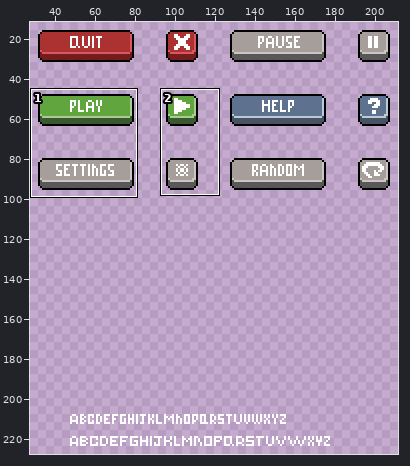
Edited in one commit: pixel-art file (Projecte-GameDesign/Interfaces/Buttons.aseprite). The first picture is a wide view before the edit; the outline marks the close-up.
Close-up. Before the edit:
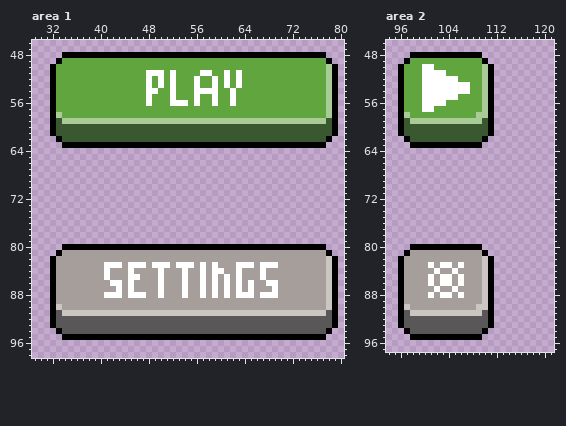
240x240 pixels, 1 frame. Shown: area 1: x 29..80, y 46..98; area 2: x 94..121, y 46..97. The wide view leaves out empty margins. The commit also changed other parts of the picture, which this record leaves out.
After the commit:
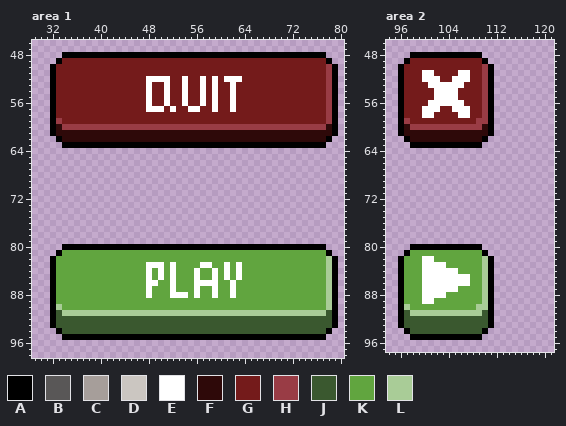
Palette (. is transparent): A #000000  B #595757  C #a69e9a  D #cbc6c1  E #ffffff  F #2e0909  G #741b1b  H #993c45  J #3a582f  K #61a53f  L #a9cc97
The exact change:
Area 1, layers "Settings", "Play":
y 49: x 34..77 KKKKKKKKKKKKKKKKKKKKKKKKKKKKKKKKKKKKKKKKKKKK -> GGGGGGGGGGGGGGGGGGGGGGGGGGGGGGGGGGGGGGGGGGGG
y 50: x 33..78 KKKKKKKKKKKKKKKKKKKKKKKKKKKKKKKKKKKKKKKKKKKKKL -> GGGGGGGGGGGGGGGGGGGGGGGGGGGGGGGGGGGGGGGGGGGGGH
y 51: x 33..78 KKKKKKKKKKKKKKKEEEKEKKKKEEKKEKEKKKKKKKKKKKKKKL -> GGGGGGGGGGGGGGGGGGGGGGGGGGGGGGGGGGGGGGGGGGGGGH
y 52: x 33..47 KKKKKKKKKKKKKKK -> GGGGGGGGGGGGGGG; x 49 K -> E; x 51..58 KEKKKEKK -> EGGEGGEG; x 60 K -> G; x 62 K -> E; x 64..78 KKKKKKKKKKKKKKL -> GGGGGGGGGGGGGGH
y 53: x 33..47 KKKKKKKKKKKKKKK -> GGGGGGGGGGGGGGG; x 49..58 KEKEKKKEKK -> GGEGGEGGEG; x 60..78 KEKEKKKKKKKKKKKKKKL -> GGEGGGGGGGGGGGGGGGH
y 54: x 33..47 KKKKKKKKKKKKKKK -> GGGGGGGGGGGGGGG; x 49..56 EKKEKKKE -> GGEGGEGG; x 58 E -> G; x 60..61 KK -> GG; x 63..78 KKKKKKKKKKKKKKKL -> GGGGGGGGGGGGGGGH
y 55: x 33..47 KKKKKKKKKKKKKKK -> GGGGGGGGGGGGGGG; x 49..58 KKKEKKKEKK -> GGEGGEGGEG; x 60..61 KK -> GG; x 63..78 KKKKKKKKKKKKKKKL -> GGGGGGGGGGGGGGGH
y 56: x 33..47 KKKKKKKKKKKKKKK -> GGGGGGGGGGGGGGG; x 49..53 KKKEE -> GGEGG; x 55..58 KEKK -> GGEG; x 60..61 KK -> GG; x 63..78 KKKKKKKKKKKKKKKL -> GGGGGGGGGGGGGGGH
y 57: x 33..78 KKKKKKKKKKKKKKKKKKKKKKKKKKKKKKKKKKKKKKKKKKKKKL -> GGGGGGGGGGGGGGGEEEGEGGEEGGEGGEGGGGGGGGGGGGGGGH
y 58: x 33..78 LKKKKKKKKKKKKKKKKKKKKKKKKKKKKKKKKKKKKKKKKKKKKL -> GGGGGGGGGGGGGGGGGGGGGGGGGGGGGGGGGGGGGGGGGGGGGH
y 59: x 33..78 JLLLLLLLLLLLLLLLLLLLLLLLLLLLLLLLLLLLLLLLLLLLLJ -> HGGGGGGGGGGGGGGGGGGGGGGGGGGGGGGGGGGGGGGGGGGGGH
y 60: x 33..78 JJJJJJJJJJJJJJJJJJJJJJJJJJJJJJJJJJJJJJJJJJJJJJ -> FHHHHHHHHHHHHHHHHHHHHHHHHHHHHHHHHHHHHHHHHHHHHF
y 61: x 33..78 JJJJJJJJJJJJJJJJJJJJJJJJJJJJJJJJJJJJJJJJJJJJJJ -> FFFFFFFFFFFFFFFFFFFFFFFFFFFFFFFFFFFFFFFFFFFFFF
y 62: x 34..77 JJJJJJJJJJJJJJJJJJJJJJJJJJJJJJJJJJJJJJJJJJJJ -> FFFFFFFFFFFFFFFFFFFFFFFFFFFFFFFFFFFFFFFFFFFF
y 81: x 34..77 CCCCCCCCCCCCCCCCCCCCCCCCCCCCCCCCCCCCCCCCCCCC -> KKKKKKKKKKKKKKKKKKKKKKKKKKKKKKKKKKKKKKKKKKKK
y 82: x 33..78 CCCCCCCCCCCCCCCCCCCCCCCCCCCCCCCCCCCCCCCCCCCCCD -> KKKKKKKKKKKKKKKKKKKKKKKKKKKKKKKKKKKKKKKKKKKKKL
y 83: x 33..48 CCCCCCCCEEECEEEC -> KKKKKKKKKKKKKKKE; x 51..56 ECEEEC -> KEKKKK; x 58..62 CECCC -> EKKEK; x 64..78 EECEEECCCCCCCCD -> KKKKKKKKKKKKKKL
y 84: x 33..49 CCCCCCCCECCCECCCC -> KKKKKKKKKKKKKKKEK; x 51..58 CCCECCEC -> KEKKKEKK; x 60..62 ECC -> KEK; x 64..78 CCCECCCCCCCCCCD -> KKKKKKKKKKKKKKL
y 85: x 33..49 CCCCCCCCECCCEECCC -> KKKKKKKKKKKKKKKEK; x 51..58 CCCECCEC -> KEKKKEKK; x 60 C -> K; x 62 C -> K; x 64..78 CCCECCCCCCCCCCD -> KKKKKKKKKKKKKKL
y 86: x 33..56 CCCCCCCCCEECECCCCECCCECC -> KKKKKKKKKKKKKKKEEKKEKKKE; x 58 C -> E; x 60..78 CECECECCEECCCCCCCCD -> KKEKKKKKKKKKKKKKKKL
y 87: x 33..58 CCCCCCCCCCECECCCCECCCECCEC -> KKKKKKKKKKKKKKKEKKKEKKKEKK; x 60..78 CECECECCCECCCCCCCCD -> KKEKKKKKKKKKKKKKKKL
y 88: x 33..53 CCCCCCCCEEECEEECCECCC -> KKKKKKKKKKKKKKKEKKKEE; x 55..58 CCEC -> KEKK; x 60..78 CECEEECEEECCCCCCCCD -> KKEKKKKKKKKKKKKKKKL
y 89: x 33..78 CCCCCCCCCCCCCCCCCCCCCCCCCCCCCCCCCCCCCCCCCCCCCD -> KKKKKKKKKKKKKKKKKKKKKKKKKKKKKKKKKKKKKKKKKKKKKL
y 90: x 33..78 DCCCCCCCCCCCCCCCCCCCCCCCCCCCCCCCCCCCCCCCCCCCCD -> LKKKKKKKKKKKKKKKKKKKKKKKKKKKKKKKKKKKKKKKKKKKKL
y 91: x 33..78 BDDDDDDDDDDDDDDDDDDDDDDDDDDDDDDDDDDDDDDDDDDDDB -> JLLLLLLLLLLLLLLLLLLLLLLLLLLLLLLLLLLLLLLLLLLLLJ
y 92..93: x 33..78 BBBBBBBBBBBBBBBBBBBBBBBBBBBBBBBBBBBBBBBBBBBBBB -> JJJJJJJJJJJJJJJJJJJJJJJJJJJJJJJJJJJJJJJJJJJJJJ
y 94: x 34..77 BBBBBBBBBBBBBBBBBBBBBBBBBBBBBBBBBBBBBBBBBBBB -> JJJJJJJJJJJJJJJJJJJJJJJJJJJJJJJJJJJJJJJJJJJJ
Area 2, layers "Settings", "Play":
y 49: x 98..109 KKKKKKKKKKKK -> GGGGGGGGGGGG
y 50: x 97..110 KKKEEKKKKKKKKL -> GGGGGGGGGGGGGH
y 51: x 97..99 KKK -> GGG; x 102..110 EEKKKKKKL -> GGGGEEGGH
y 52: x 97..99 KKK -> GGG; x 103..104 EE -> GG; x 106..110 KKKKL -> EEGGH
y 53: x 97..100 KKKE -> GGGG; x 107..110 EKKL -> GGGH
y 54: x 97..101 KKKEE -> GGGGG; x 106..110 EEKKL -> GGGGH
y 55: x 97..101 KKKEE -> GGGGG; x 106..110 KKKKL -> GGGGH
y 56: x 97..100 KKKE -> GGGG; x 104..110 KKKKKKL -> EEEGGGH
y 57: x 97..99 KKK -> GGG; x 102..110 KKKKKKKKL -> EGGEEEGGH
y 58: x 97..110 LKKKKKKKKKKKLL -> GGGEEGGGGEEGGH
y 59: x 97..110 JLLLLLLLLLLLLJ -> HGGGGGGGGGGGHH
y 60: x 97..110 JJJJJJJJJJJJJJ -> FHHHHHHHHHHHHF
y 61: x 97..110 JJJJJJJJJJJJJJ -> FFFFFFFFFFFFFF
y 62: x 98..109 JJJJJJJJJJJJ -> FFFFFFFFFFFF
y 81: x 98..109 CCCCCCCCCCCC -> KKKKKKKKKKKK
y 82: x 97..110 CCCCCCCCCCCCCD -> KKKEEKKKKKKKKL
y 83: x 97..100 CCCC -> KKKE; x 102 C -> E; x 104..110 ECECCCD -> KKKKKKL
y 84: x 97..101 CCCCC -> KKKEE; x 103..104 CC -> EE; x 106..110 CCCCD -> KKKKL
y 85..86: x 97..100 CCCC -> KKKE; x 102 C -> E; x 105 C -> E; x 107..110 CCCD -> EKKL
y 87: x 97..101 CCCCC -> KKKEE; x 103..104 CC -> EE; x 106..110 CCCCD -> KKKKL
y 88: x 97..100 CCCC -> KKKE; x 102 C -> E; x 104..110 ECECCCD -> KKKKKKL
y 89: x 97..110 CCCCCCCCCCCCCD -> KKKEEKKKKKKKKL
y 90: x 97..110 DCCCCCCCCCCCDD -> LKKKKKKKKKKKLL
y 91: x 97..110 BDDDDDDDDDDDDB -> JLLLLLLLLLLLLJ
y 92..93: x 97..110 BBBBBBBBBBBBBB -> JJJJJJJJJJJJJJ
y 94: x 98..109 BBBBBBBBBBBB -> JJJJJJJJJJJJ
Where, in picture pixels (left, top, right, bottom), the same in both close-ups:
changed: (56, 58, 332, 142)
changed: (56, 250, 332, 334)
changed: (404, 58, 488, 142)
changed: (404, 250, 488, 334)
